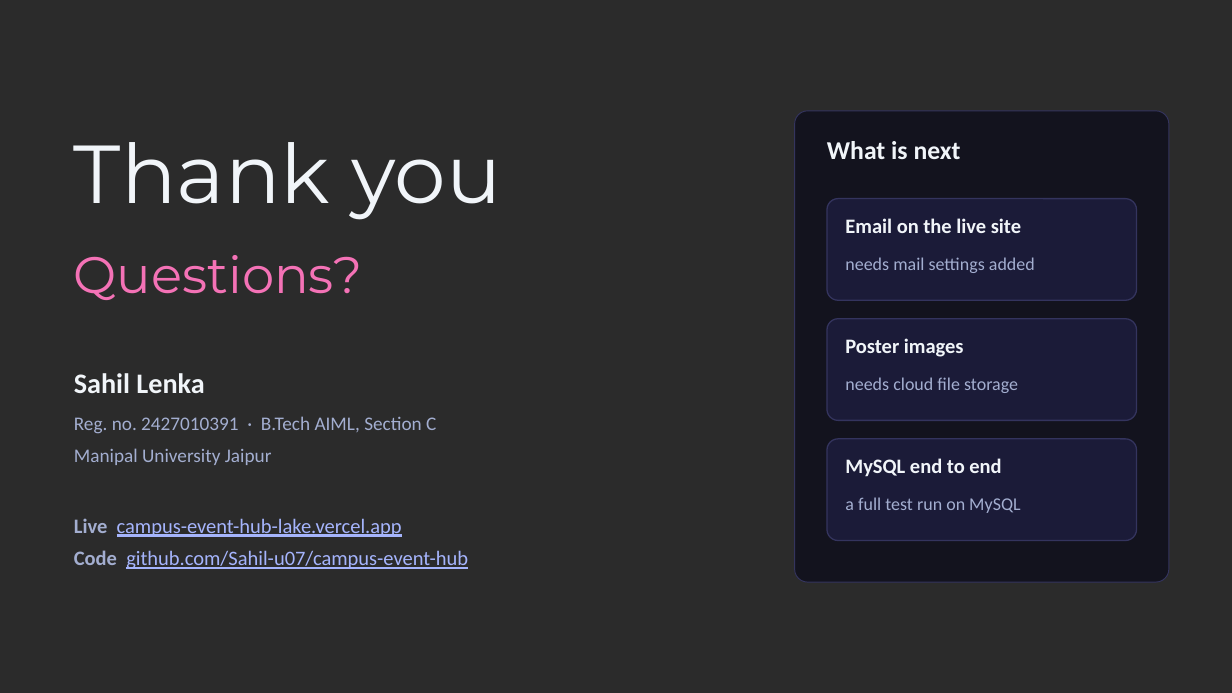
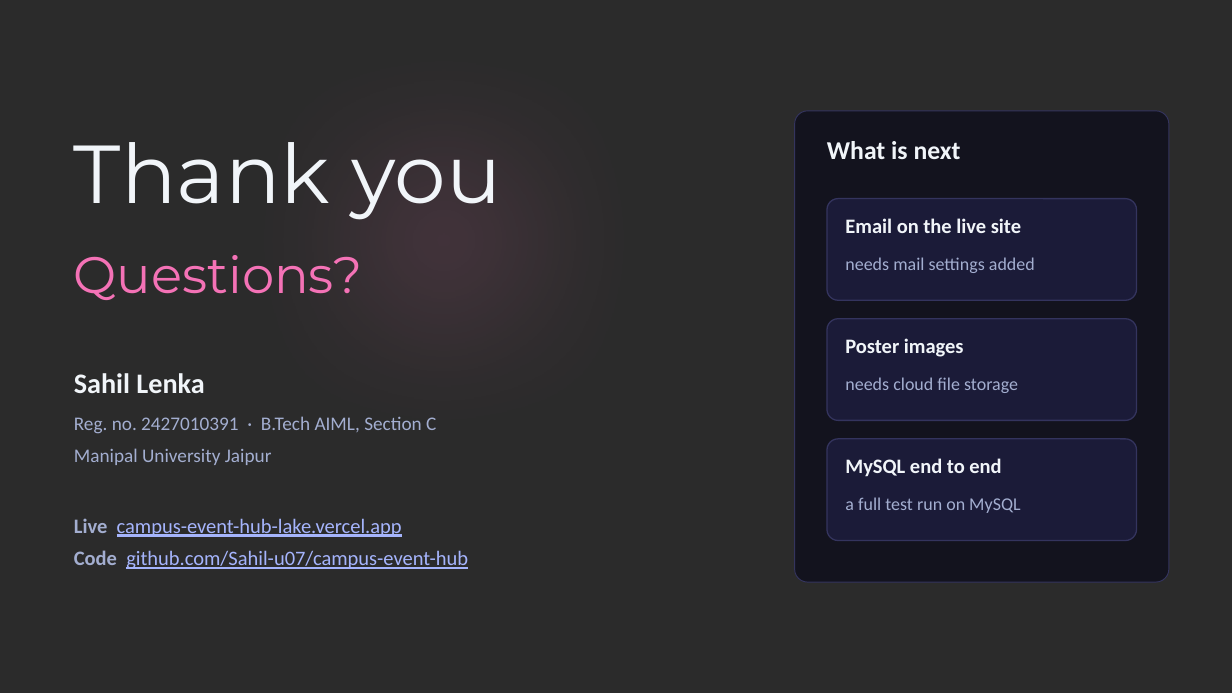
Before and after one commit to Sahil-u07/campus-event-hub, a slide deck: slide 14 of docs/Campus-Event-Hub-Presentation.pptx. Drawn at 1232x693 pixels with LibreOffice and Linux fonts; fonts in the diff are those of the drawing; background and template pictures are left out; a plain dark background stands for a picture behind light text. Boxes give left, top, right and bottom in pixels: in the first picture for what was removed or moved away, otherwise in the second. Text is boxed around its words. In the diff, an @@ line names an element or a change of style, - is before the commit and + after.

```diff
--- a/docs/Campus-Event-Hub-Presentation.pptx
+++ b/docs/Campus-Event-Hub-Presentation.pptx
@@ ellipse added at box(148, 0, 739, 536), fill #F472B6 at 38% opacity, outline #F472B6 1 pt @@
```
Also in this commit, not shown: 13 other slides changed.
